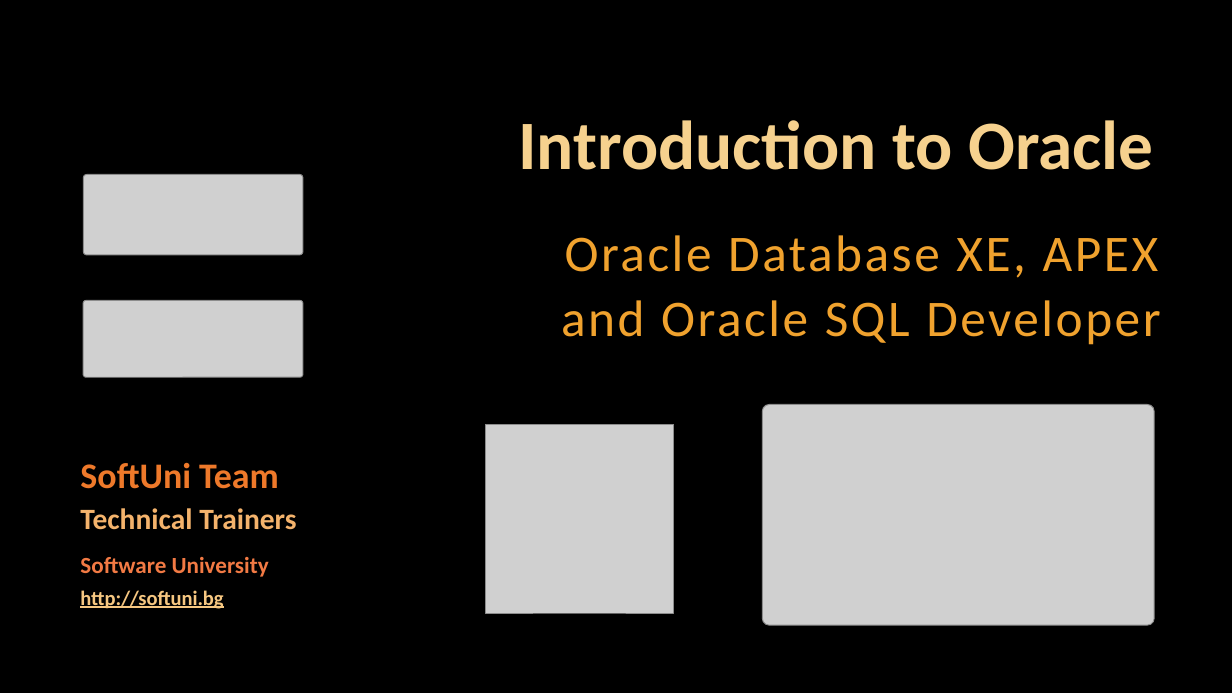
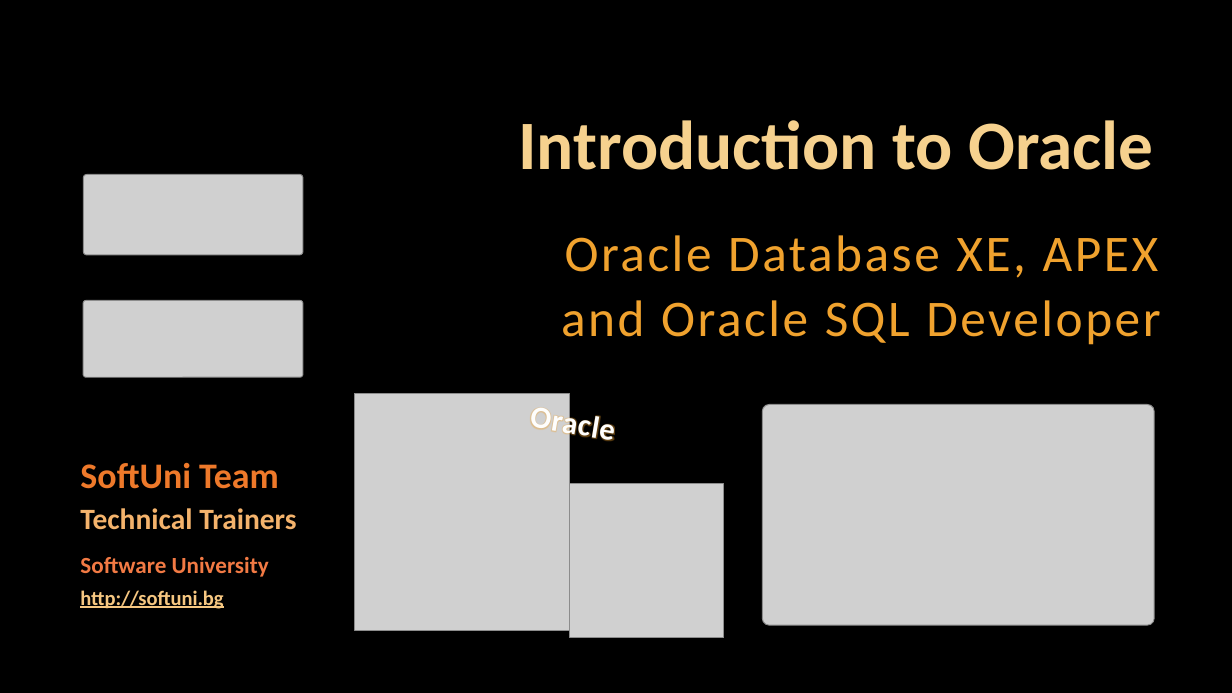
Before and after one commit to TeodorPenev/SoftUni, a slide deck: slide 1 of Advanced Level - Back-end/Databases/Presentation/2.3. Introduction-to-Oracle.pptx. Drawn at 1232x693 pixels with LibreOffice and Linux fonts; fonts in the diff are those of the drawing; grey boxes stand for pictures; background and template pictures are left out. Boxes give left, top, right and bottom in pixels: in the first picture for what was removed or moved away, otherwise in the second. Text is boxed around its words. In the diff, an @@ line names an element or a change of style, - is before the commit and + after.

```diff
--- a/Advanced Level - Back-end/Databases/Presentation/2.3. Introduction-to-Oracle.pptx
+++ b/Advanced Level - Back-end/Databases/Presentation/2.3. Introduction-to-Oracle.pptx
@@ picture added at (354, 394, 569, 630) @@
@@ text added at (529, 402, 613, 446), 24 pt, text #FEFEFE, bold @@
+Oracle
@@ picture: place and size @@
-picture at (485, 424, 674, 613)
+picture at (570, 483, 725, 638)
```
Also in this commit, not shown: 9 other slides changed, 9 slides added, 28 other files.
